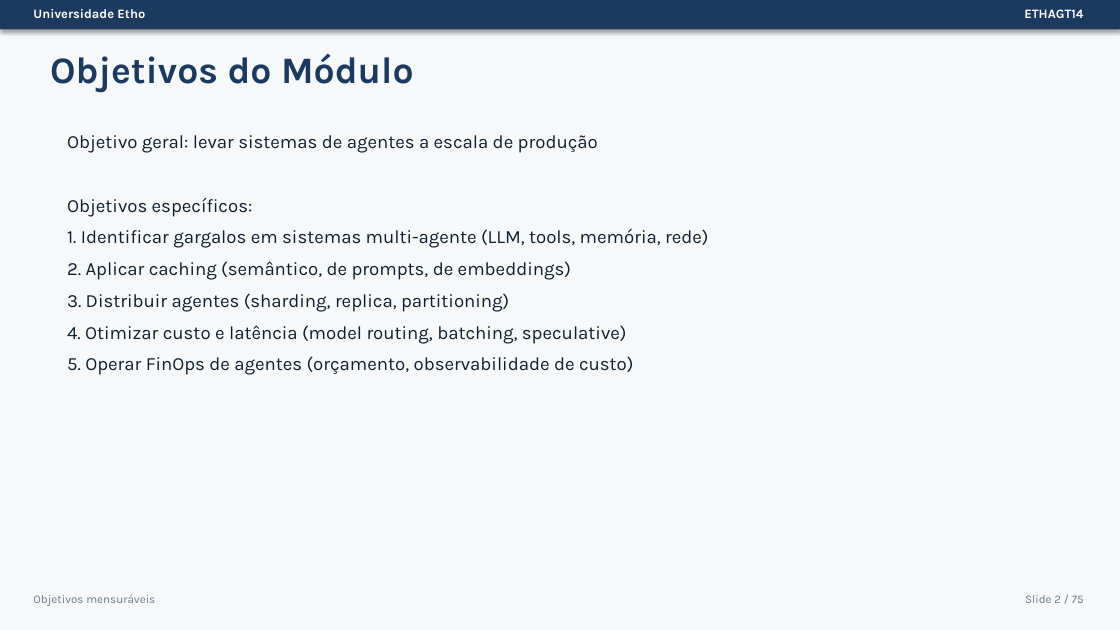
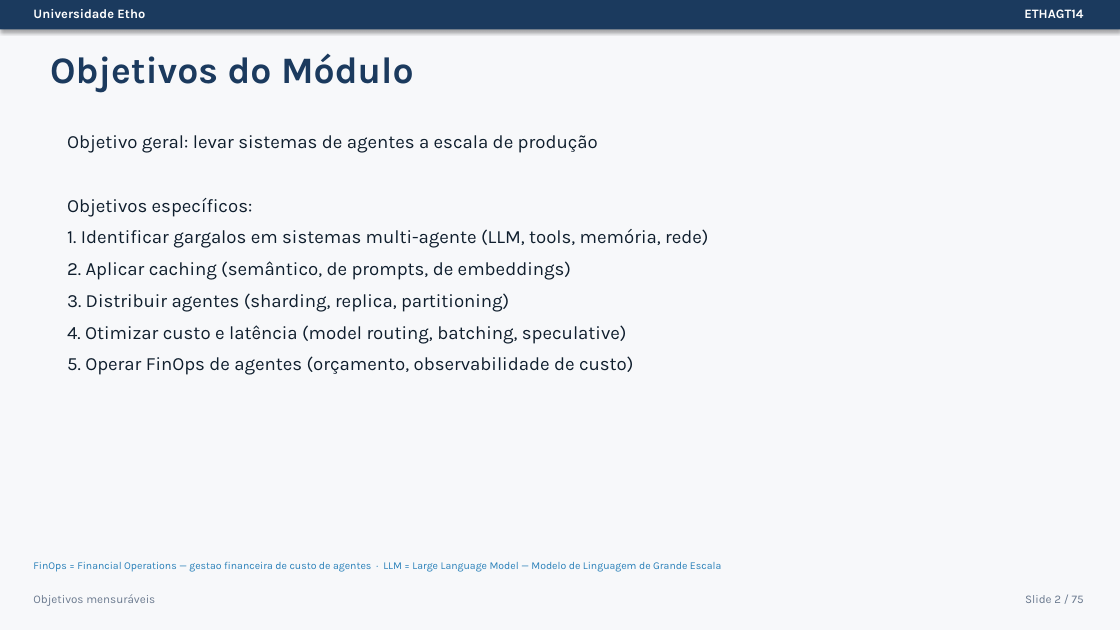
Before and after one commit to Etho-University/especializacao-programacao-agentica, a slide deck: slide 2 of 03-Slides/ETHAGT14/ETHAGT14-escalabilidade-sistemas-distribuidos.pptx. Drawn at 1120x630 pixels with LibreOffice and Linux fonts; fonts in the diff are those of the drawing. Boxes give left, top, right and bottom in pixels: in the first picture for what was removed or moved away, otherwise in the second. Text is boxed around its words. In the diff, an @@ line names an element or a change of style, - is before the commit and + after.

```diff
--- a/03-Slides/ETHAGT14/ETHAGT14-escalabilidade-sistemas-distribuidos.pptx
+++ b/03-Slides/ETHAGT14/ETHAGT14-escalabilidade-sistemas-distribuidos.pptx
@@ text added at (33, 562, 721, 572), 9 pt, text #2980B9 @@
+FinOps = Financial Operations — gestao financeira de custo de agentes · LLM = Large Language Model — Modelo de Linguagem de Grande Escala
```
Also in this commit, not shown: 5 other slides changed, 1 other file.
